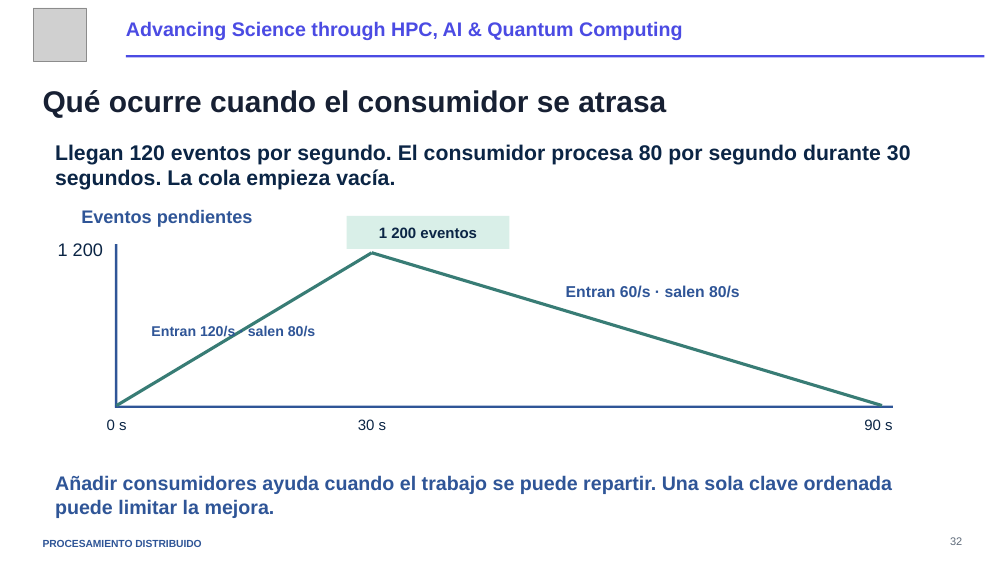
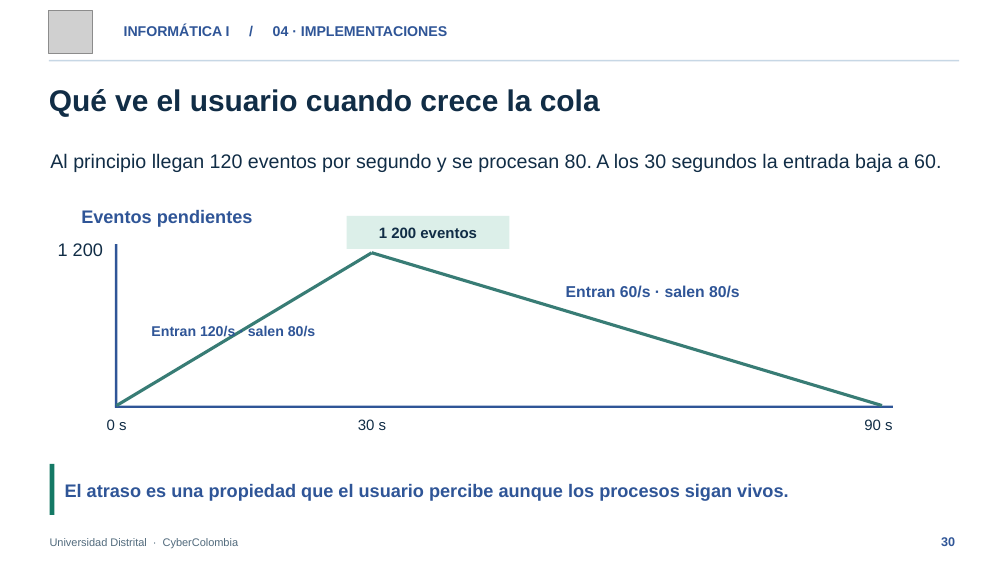
Before and after one commit to eshernan/informatica-i-arquitectura-ia, a slide deck: slide 30 of aws-learner-lab/sesiones/15_proyecto/Sistemas_distribuidos_CAP_datos_y_procesamiento.pptx (slide 32 before the commit). Drawn at 1008x567 pixels with LibreOffice and Linux fonts; fonts in the diff are those of the drawing; grey boxes stand for pictures. Boxes give left, top, right and bottom in pixels: in the first picture for what was removed or moved away, otherwise in the second. Text is boxed around its words. In the diff, an @@ line names an element or a change of style, - is before the commit and + after.

Commit message:
Explicar los sistemas distribuidos en cuatro niveles antes de aplicar el caso del curso

```diff
--- a/aws-learner-lab/sesiones/15_proyecto/Sistemas_distribuidos_CAP_datos_y_procesamiento.pptx
+++ b/aws-learner-lab/sesiones/15_proyecto/Sistemas_distribuidos_CAP_datos_y_procesamiento.pptx
@@ picture: place and size @@
-picture at bbox=[33, 8, 87, 61]
+picture at bbox=[49, 11, 92, 54]
@@ text added at bbox=[124, 25, 447, 36], 13.5 pt, text #2F5597, bold @@
+INFORMÁTICA I / 04 · IMPLEMENTACIONES
@@ text removed at bbox=[126, 21, 683, 40] @@
-Advancing Science through HPC, AI & Quantum Computing
@@ rectangle: place and size @@
-rectangle at bbox=[126, 55, 985, 57]
+rectangle at bbox=[49, 60, 960, 61]
@@ rectangle at bbox=[49, 60, 960, 61]: fill #4B4BE3 to #C7D7E5 @@
@@ text at bbox=[49, 89, 600, 116]: text changed; text colour #172033 to #112D46 @@
-Qué ocurre cuando el consumidor se atrasa
+Qué ve el usuario cuando crece la cola
@@ text at bbox=[50, 153, 941, 172]: text changed; size 20.2 to 18.8 pt; text colour #0B2545 to #112D46; bold off @@
-Llegan 120 eventos por segundo. El consumidor procesa 80 por segundo durante 30 segundos. La cola empieza vacía.
+Al principio llegan 120 eventos por segundo y se procesan 80. A los 30 segundos la entrada baja a 60.
@@ rectangle added at bbox=[50, 464, 54, 516], fill #147965 @@
@@ text removed at bbox=[55, 475, 892, 518] @@
-Añadir consumidores ayuda cuando el trabajo se puede repartir. Una sola clave ordenada puede limitar la mejora.
@@ text added at bbox=[65, 483, 788, 501], 17.2 pt, text #2F5597, bold @@
+El atraso es una propiedad que el usuario percibe aunque los procesos sigan vivos.
@@ text added at bbox=[50, 538, 238, 548], 10.5 pt, text #526B7D @@
+Universidad Distrital · CyberColombia
@@ text added at bbox=[941, 537, 955, 546], 12 pt, text #2F5597, bold @@
+30
@@ text removed at bbox=[950, 537, 962, 545] @@
-32
@@ text removed at bbox=[43, 540, 201, 547] @@
-PROCESAMIENTO DISTRIBUIDO
```
Also in this commit, not shown: 1 other slide changed, 35 slides added, 34 slides removed, 8 other files.
